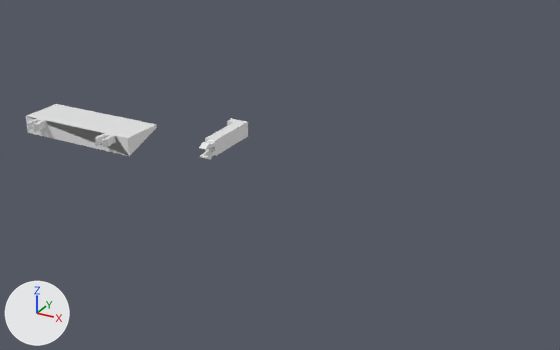
One commit to the Blender file display_case/blender/design8.blend: the scene before it, then after it.
Before and after are seen from a 50 mm lens placed at (6.12, -7.23, 3.46), pointed at (1.92, 0.41, -0.36). Lighting does not change. The marker at lower left points along +X, +Y and +Z. The same objects are shown in both versions, whatever each file hides.

Objects in the first picture: 'support_arm_applied.003', 'support_base_applied.002'.
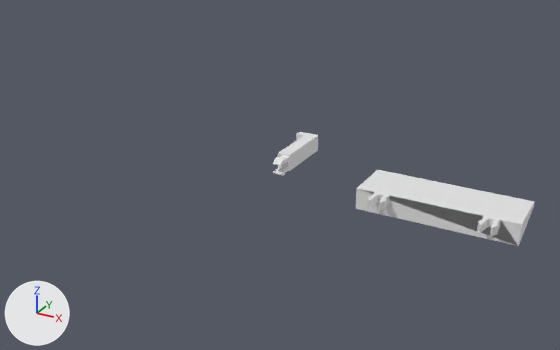
Patch to the scene script:
```diff
--- a/display_case/blender/design8.blend.py
+++ b/display_case/blender/design8.blend.py
@@ ob_support_base_applied_002 @@
 ob_support_base_applied_002 = bpy.data.objects.new('support_base_applied.002', me_cube_038)
-ob_support_base_applied_002.location = (-1.0, 0.023, -0.125)
+ob_support_base_applied_002.location = (4.0, 0.023, -0.125)
 ob_support_base_applied_002.scale = (10.0, 10.0, 10.0)
@@ ob_support_arm_applied_003 @@
 ob_support_arm_applied_003 = bpy.data.objects.new('support_arm_applied.003', me_cube_035)
-ob_support_arm_applied_003.location = (1.105, 0.022, 0.0)
+ob_support_arm_applied_003.location = (2.105, 0.022, 0.0)
 ob_support_arm_applied_003.scale = (10.0, 10.0, 10.0)
```

Boxes (x1, y1, x2, y2) around the edits, measured in the pictures (560 x 350 px):
'support_base_applied.002', moved: before (26, 104, 157, 156); after (356, 170, 535, 246)
'support_arm_applied.003', moved: before (199, 119, 248, 160); after (273, 132, 318, 176)
